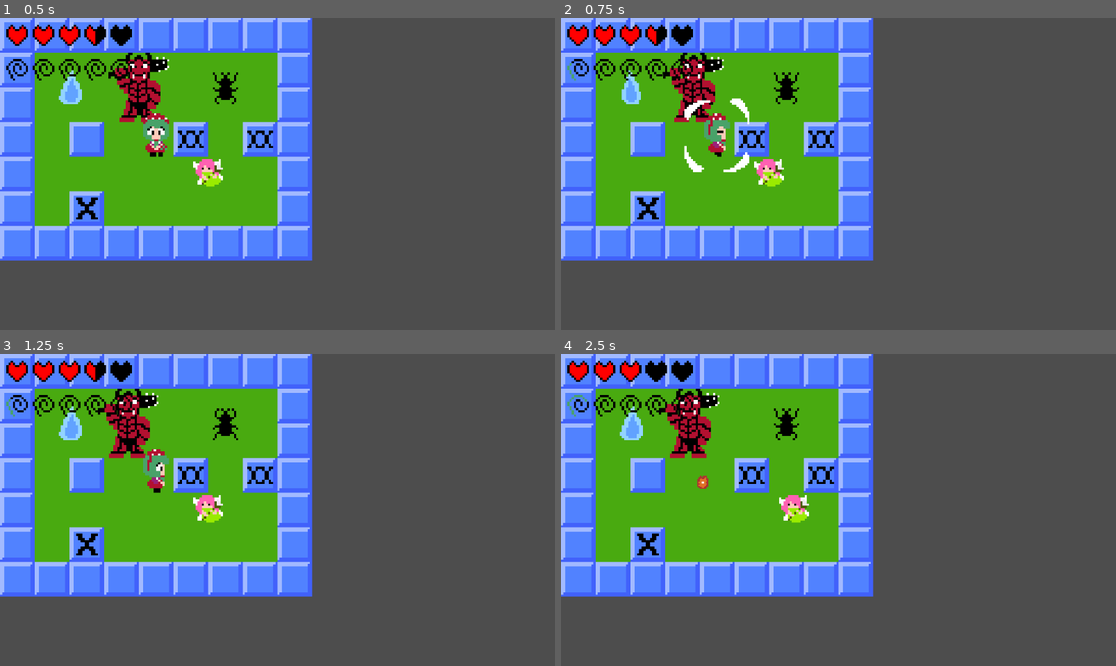
Above: before the commit, frames 1-4 (two rows, left to right).
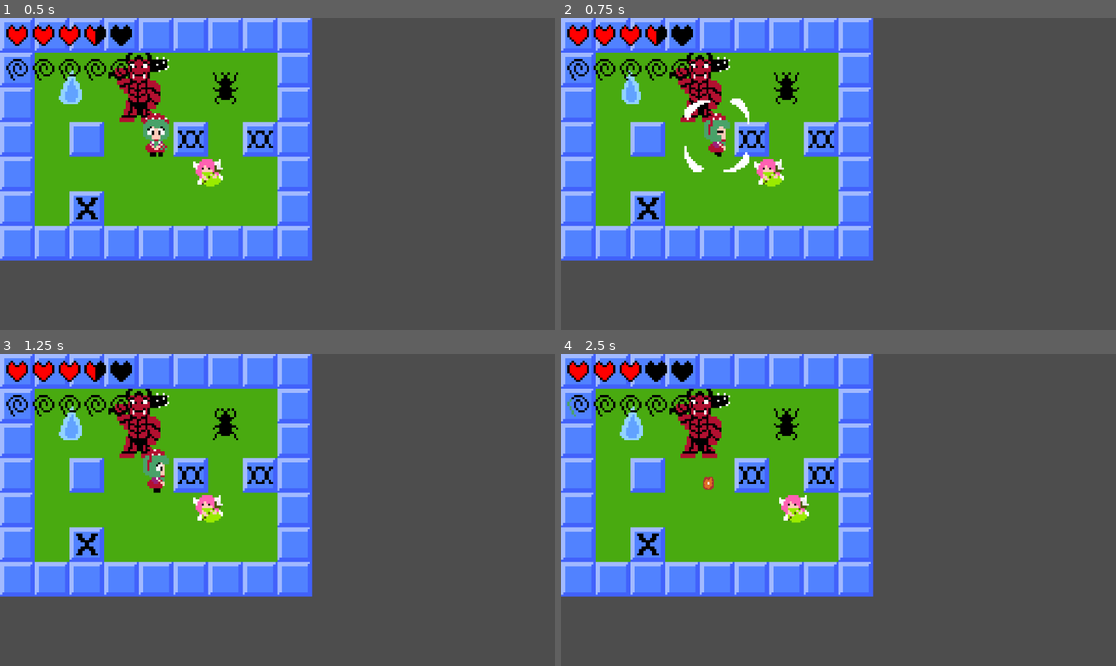
Above: after the commit, the same moments.

Repository: StellatedCUBE/Touhou-jam-15
Game: Godot game, scene res://in_game/world.tscn
Two runs of this game, one before a commit and one after it. Both use one fixed random seed, a clock stepped at 60 frames per second and the inputs below. The engine's default icon, where the game draws it, is replaced by a stand-in: a white triangle on a blue panel in a dark square.
Inputs:
- Up to frame 1 (0.5 s): no input
- Up to frame 2 (0.75 s): hold Right from 0.53 s (still down); hold Z from 0.53 s (still down)
- Up to frame 3 (1.25 s): keep holding Right; keep holding Z
- Up to frame 4 (2.5 s): release Right at 1.28 s; release Z at 1.28 s; hold Down 1.28-2.03 s; tap X at 1.35 s; hold Right from 2.03 s (still down); hold Z from 2.03 s (still down)

Frame 1 is identical in both runs. In frame 2, 1.1% of the frame differs, in the area x 1-31%, y 11-34%; in frame 3, 1.4%; in frame 4, 1.5%, in the area x 1-31%, y 11-44%.

Commit message:
Enemy hardness

Diff:
--- a/in_game/agents/agent/enemy.gd
+++ b/in_game/agents/agent/enemy.gd
@@ -7,6 +7,7 @@
 @export var damage: int = 1
 @export var projectile: PackedScene = null
 @export var fire_delay: int = 120
+@export var misfortune_required: int = 0
 
 var iframes: int = 0
 var knockback: Vector2 = Vector2.ZERO
@@ -17,10 +18,13 @@
 
 func hit(area: Area2D) -> void:
 	if area.name == "SpinArea" and iframes == 0:
+		var player: Player = area.get_node("%Behaviour")
+		if player.misfortune < misfortune_required:
+			return
 		health -= 1
 		iframes = 20
 		knockback = (agent.global_position - area.global_position).normalized() * 0.08
-		area.get_node("%Behaviour").grant_misfortune()
+		player.grant_misfortune()
 	elif area.name == "ExplosionArea":
 		health -= 10
 	elif area.get_parent().name == "Player":
@@ -29,6 +33,8 @@
 func _physics_process(_delta: float) -> void:
 	if iframes > 0:
 		iframes -= 1
+
+	agent.visible = iframes % 2 == 0
 
 	if health <= 0:
 		agent.queue_free()
--- a/in_game/agents/oni/oni.tscn
+++ b/in_game/agents/oni/oni.tscn
@@ -18,3 +18,4 @@
 health = 5
 damage = 3
 projectile = ExtResource("4_g0228")
+misfortune_required = 10
